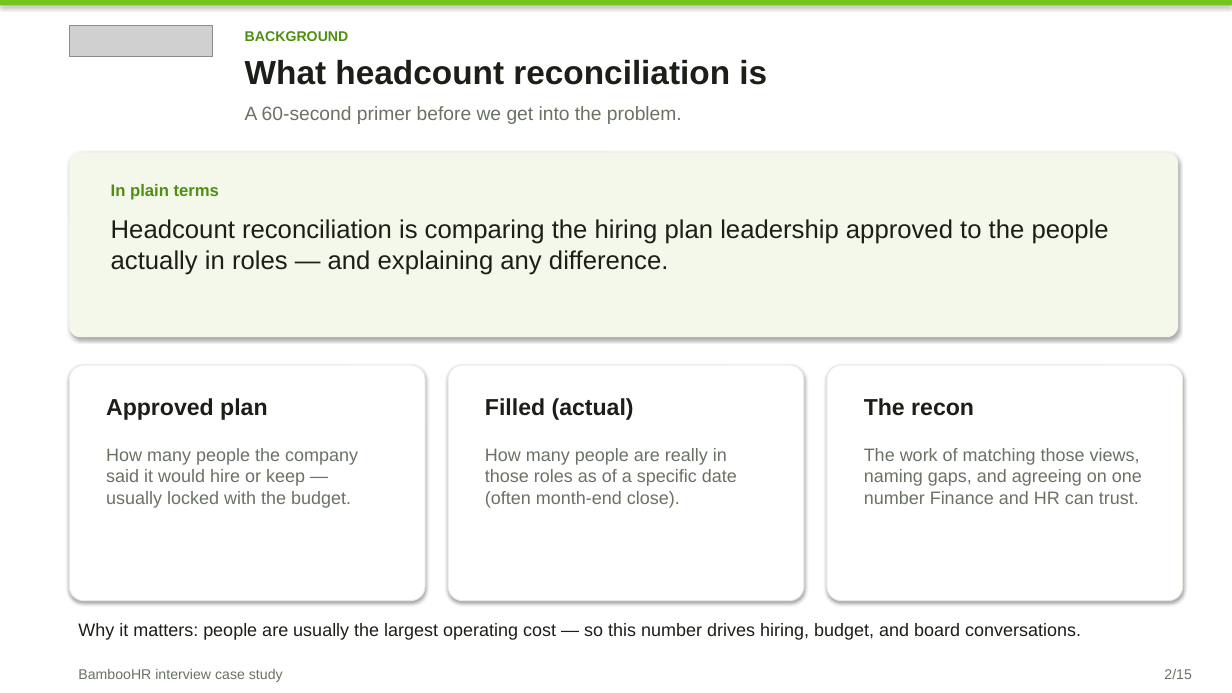
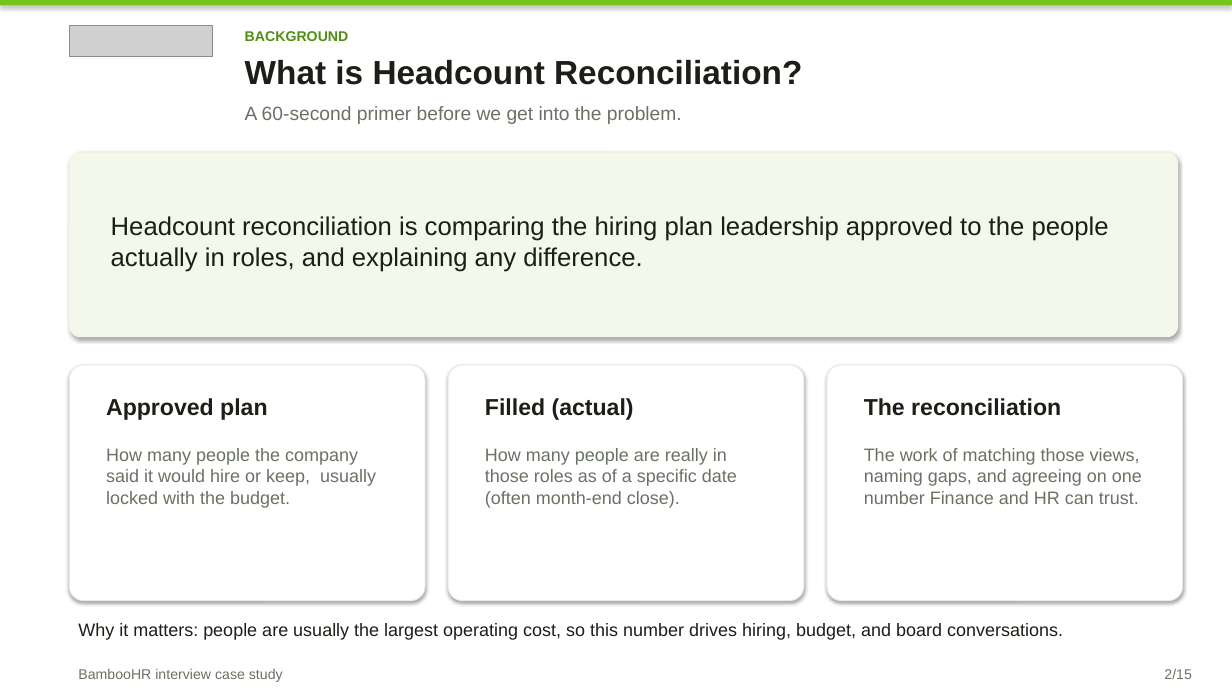
Before and after one commit to Brigdawg/Headcount-Reconciliation, a slide deck: slide 2 of deck/Headcount_Control_Tower_Case_Study.pptx. Drawn at 1232x693 pixels with LibreOffice and Linux fonts; fonts in the diff are those of the drawing; grey boxes stand for pictures. Boxes give left, top, right and bottom in pixels: in the first picture for what was removed or moved away, otherwise in the second. Text is boxed around its words. In the diff, an @@ line names an element or a change of style, - is before the commit and + after.

```diff
--- a/deck/Headcount_Control_Tower_Case_Study.pptx
+++ b/deck/Headcount_Control_Tower_Case_Study.pptx
@@ text at (245, 59, 802, 85): text changed @@
-What headcount reconciliation is
+What is Headcount Reconciliation?
@@ text at (111, 216, 1109, 272): text changed @@
-In plain terms
-Headcount reconciliation is comparing the hiring plan leadership approved to the people actually in roles — and explaining any difference.
+Headcount reconciliation is comparing the hiring plan leadership approved to the people actually in roles, and explaining any difference.
@@ text at (864, 398, 1061, 416): text changed @@
-The recon
+The reconciliation
@@ text at (106, 448, 376, 508): text changed @@
-How many people the company said it would hire or keep — usually locked with the budget.
+How many people the company said it would hire or keep, usually locked with the budget.
@@ text at (78, 623, 1063, 640): text changed @@
-Why it matters: people are usually the largest operating cost — so this number drives hiring, budget, and board conversations.
+Why it matters: people are usually the largest operating cost, so this number drives hiring, budget, and board conversations.
```
Also in this commit, not shown: 2 other slides changed.
